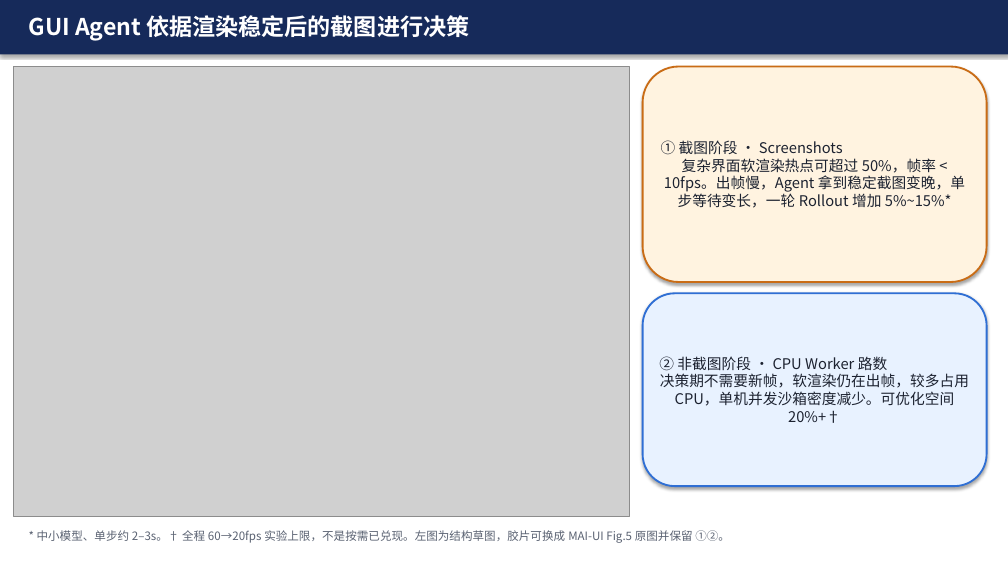
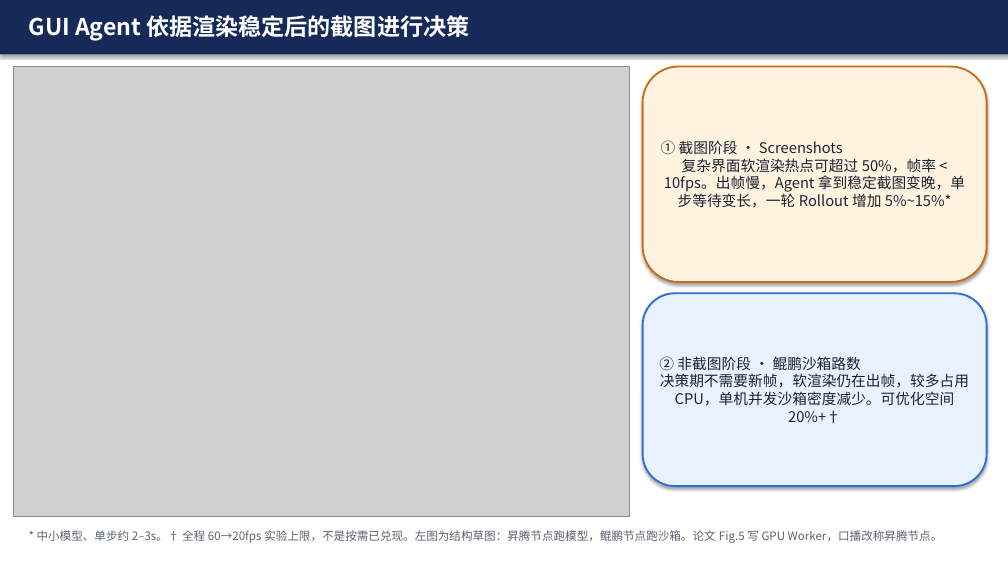
Before and after one commit to LOLHenry/CubeSandbox, a slide deck: slide 1 of docs/assets/maiui-fig5-slide.pptx. Drawn at 1008x567 pixels with LibreOffice and Linux fonts; fonts in the diff are those of the drawing; grey boxes stand for pictures. Boxes give left, top, right and bottom in pixels: in the first picture for what was removed or moved away, otherwise in the second. Text is boxed around its words. In the diff, an @@ line names an element or a change of style, - is before the commit and + after.

```diff
--- a/docs/assets/maiui-fig5-slide.pptx
+++ b/docs/assets/maiui-fig5-slide.pptx
@@ text in rounded rectangle at (x1=659, y1=356, x2=969, y2=423): text changed @@
-② 非截图阶段 · CPU Worker 路数
-决策期不需要新帧，软渲染仍在出帧，较多占用 CPU，单机并发沙箱密度减少。可优化空间 20%+†
+② 非截图阶段 · 鲲鹏沙箱路数
+决策期不需要新帧，软渲染仍在出帧，较多占用 CPU，单机并发沙箱密度减少。可优化空间 20%+†
@@ text at (x1=37, y1=530, x2=943, y2=543): text changed @@
-* 中小模型、单步约 2–3s。† 全程 60→20fps 实验上限，不是按需已兑现。左图为结构草图，胶片可换成 MAI-UI Fig.5 原图并保留 ①②。
+* 中小模型、单步约 2–3s。† 全程 60→20fps 实验上限，不是按需已兑现。左图为结构草图：昇腾节点跑模型，鲲鹏节点跑沙箱。论文 Fig.5 写 GPU Worker，口播改称昇腾节点。
```
Also in this commit, not shown: 3 other files.
